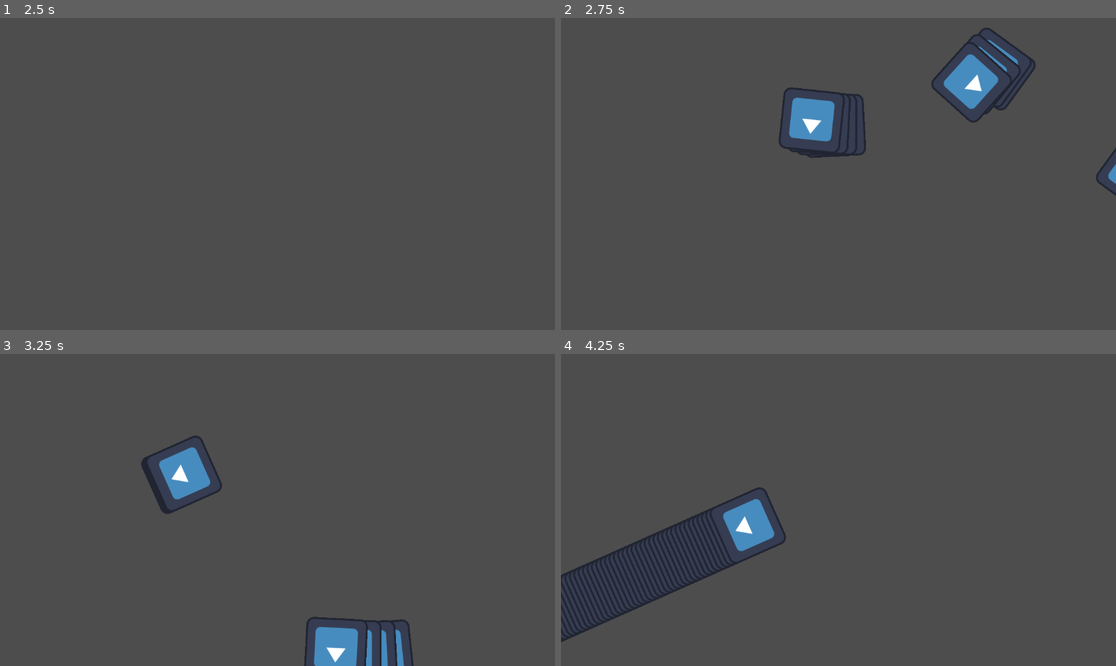
Above: before the commit, frames 1-4 (two rows, left to right).
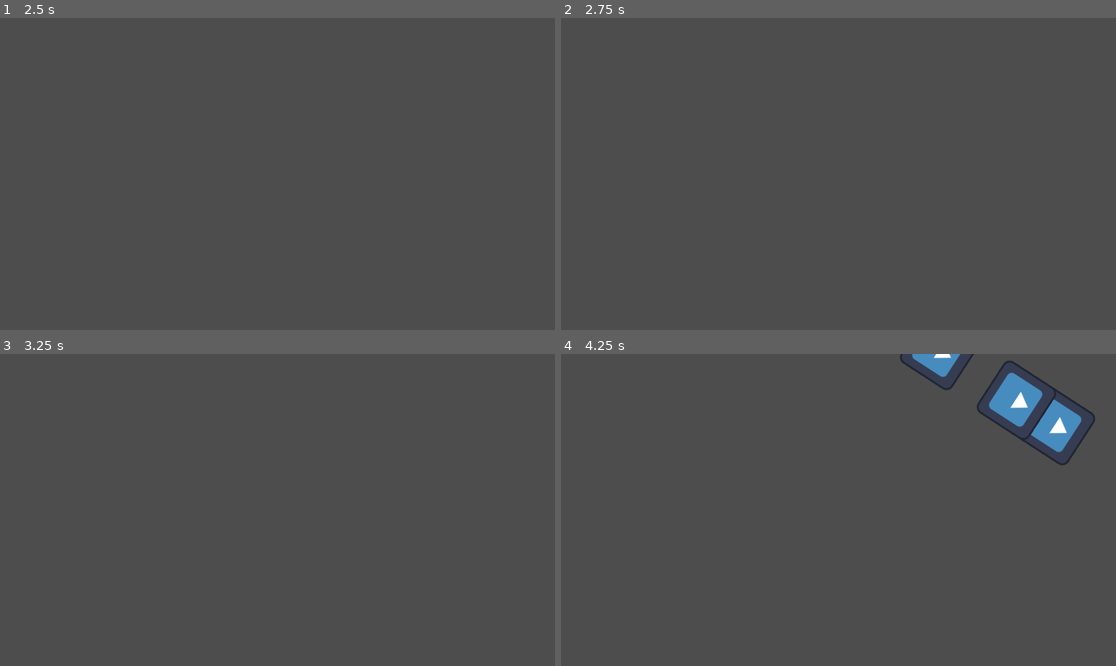
Above: after the commit, the same moments.

Repository: PaulCarr28/AsteroidsClone
Game: Godot game, scene res://player_ship.tscn
Same seed, same stepped clock (60 frames per second), same inputs: the game is played once before the commit and once after it. The project has no main scene, so this scene is started directly. The engine's default icon, where the game draws it, is replaced by a stand-in: a white triangle on a blue panel in a dark square.
Inputs:
- Up to frame 1 (2.5 s): tap Enter at 0.5, 2 s; hold W (move_forwards) 0.53-1.28 s; hold G (fire_weapon) 0.53-1.28 s; tap Space at 1.25 s; tap G (fire_weapon) at 1.35, 2.3 s; hold W (move_forwards) from 2.03 s (still down); hold D (rotate_clock) from 2.03 s (still down)
- Up to frame 2 (2.75 s): keep holding W (move_forwards); keep holding D (rotate_clock)
- Up to frame 3 (3.25 s): keep holding W (move_forwards); release D (rotate_clock) at 2.78 s; tap A (rotate_counter_clock) at 2.85 s; tap G (fire_weapon) at 3.05 s
- Up to frame 4 (4.25 s): release W (move_forwards) at 3.53 s; hold G (fire_weapon) from 3.53 s (still down)

Frame 1 is identical in both runs. In frame 2, 3.7% of the frame differs, in the area x 39-100%, y 3-58%; in frame 3, 3.2%; in frame 4, 7.9%, in the area x 0-97%, y 0-93%.

Commit message:
Fixed bullets
The trick is to use something called "top level" in the inspector under "visibility"

Diff:
--- a/PlayerShip.gd
+++ b/PlayerShip.gd
@@ -2,6 +2,10 @@
 
 @export var speed = 400
 @export var rotation_speed = PI
+
+var isAbleToShoot = true
+
+
 
 func _physics_process(delta):
 	var velocity = Vector2.ZERO
@@ -13,13 +17,23 @@
 	if Input.is_action_pressed("rotate_counter_clock"):
 		rotation -= rotation_speed * delta
 	if Input.is_action_pressed("fire_weapon"):
-		const BULLET = preload("res://bullet.tscn")
-		var new_bullet = BULLET.instantiate()
-		new_bullet.global_position = %BulletSpawnPoint.global_position
-		new_bullet.global_rotation = %BulletSpawnPoint.global_rotation
-		%BulletSpawnPoint.add_child(new_bullet)
-
+		if isAbleToShoot == true:
+			shoot()
 	if velocity.length() > 0:
 		velocity = Vector2.UP.rotated(rotation) * speed
 
 	position += velocity * delta
+
+
+func shoot():
+	const BULLET = preload("res://bullet.tscn")
+	var new_bullet = BULLET.instantiate()
+	new_bullet.global_position = %BulletSpawnPoint.global_position
+	new_bullet.global_rotation = %BulletSpawnPoint.global_rotation
+	%BulletSpawnPoint.add_child(new_bullet)
+	isAbleToShoot = false
+	%ShootCooldownTimer.start()
+
+
+func _on_shoot_cooldown_timer_timeout():
+	isAbleToShoot = true
--- a/bullet.tscn
+++ b/bullet.tscn
@@ -6,6 +6,7 @@
 [sub_resource type="CircleShape2D" id="CircleShape2D_erb2u"]
 
 [node name="Bullet" type="Area2D"]
+top_level = true
 script = ExtResource("1_xm6dn")
 
 [node name="Sprite2D" type="Sprite2D" parent="."]
--- a/player_ship.tscn
+++ b/player_ship.tscn
@@ -14,8 +14,15 @@
 
 [node name="BulletSpawnPoint" type="Marker2D" parent="Sprite2D"]
 unique_name_in_owner = true
-position = Vector2(0, -66)
+position = Vector2(0, -161)
 
 [node name="CollisionShape2D" type="CollisionShape2D" parent="."]
 position = Vector2(1, 0)
 shape = SubResource("RectangleShape2D_lfe6m")
+
+[node name="ShootCooldownTimer" type="Timer" parent="."]
+unique_name_in_owner = true
+wait_time = 0.3
+one_shot = true
+
+[connection signal="timeout" from="ShootCooldownTimer" to="." method="_on_shoot_cooldown_timer_timeout"]
